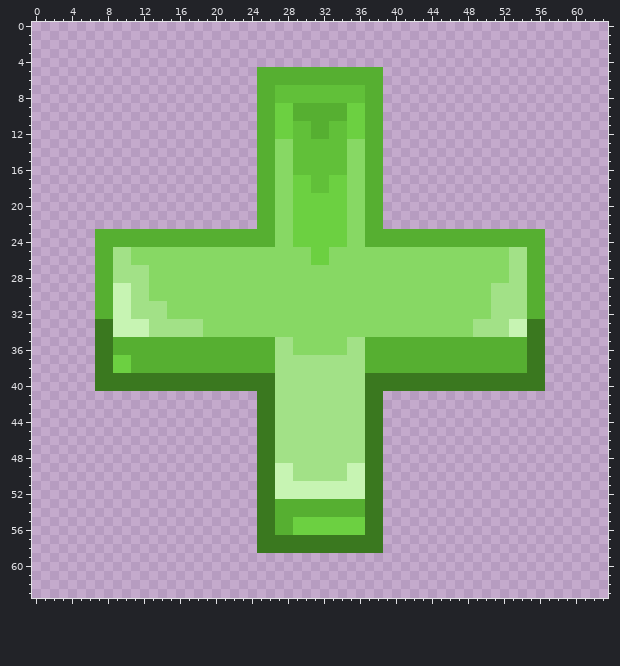
A pixel-art sprite gets an edit: textures/base/pack/gui/world_create.png. This is how it looked before the edit.
The file is 64x64 pixels. Colours within 5 levels of each other are drawn and written as one.
The result:
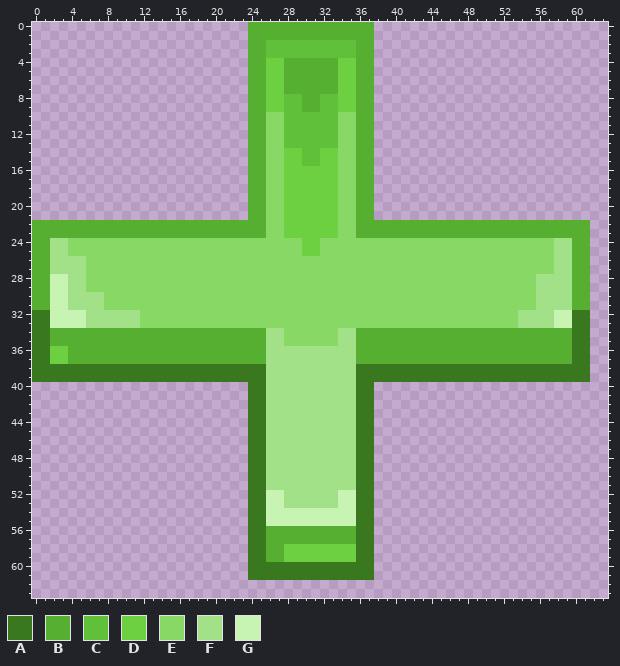
Palette (. is transparent): A #3a781f  B #56af31  C #61c039  D #6cd041  E #87d864  F #a2e187  G #c7f4b3
Commit message: Update create/delete icons
From old to new:
y 0..1: x 24..37 .............. -> BBBBBBBBBBBBBB
y 2..3: x 24..37 .............. -> BBCCCCCCCCCCBB
y 4: x 24..37 .............. -> BBDDBBBBBBDDBB
y 5..6: x 24 . -> B; x 26..27 BB -> DD; x 34..35 BB -> DD; x 38 B -> .
y 7: x 24 . -> B; x 26..36 BCCCCCCCCCC -> DDBBBBBBDDB; x 38 B -> .
y 8: x 24 . -> B; x 26..27 BC -> DD; x 30..31 CC -> BB; x 34..36 CCC -> DDB; x 38 B -> .
y 9: x 24 . -> B; x 26 B -> D; x 28..29 DB -> CC; x 32..34 BBB -> CCD; x 36 D -> B; x 38 B -> .
y 10: x 24 . -> B; x 26..36 BDDBBBBBBDD -> EECCCCCCEEB; x 38 B -> .
y 11..12: x 24 . -> B; x 26..28 BDD -> EEC; x 31..32 BB -> CC; x 34..36 CDD -> EEB; x 38 B -> .
y 13: x 24 . -> B; x 26 B -> E; x 28 E -> C; x 34 C -> E; x 36 E -> B; x 38 B -> .
y 14..15: x 24 . -> B; x 26 B -> E; x 28..29 EC -> DD; x 32..34 CCC -> DDE; x 36 E -> B; x 38 B -> .
y 16: x 24 . -> B; x 26 B -> E; x 28..34 ECCCCCC -> DDDDDDE; x 36 E -> B; x 38 B -> .
y 17..18: x 24 . -> B; x 26 B -> E; x 28 E -> D; x 31..32 CC -> DD; x 34 D -> E; x 36 E -> B; x 38 B -> .
y 19..21: x 24 . -> B; x 26 B -> E; x 28 E -> D; x 34 D -> E; x 36 E -> B; x 38 B -> .
y 22: x 0..24 ......................... -> BBBBBBBBBBBBBBBBBBBBBBBBB; x 26 B -> E; x 28 E -> D; x 34 D -> E; x 36 E -> B; x 39..61 ....................... -> BBBBBBBBBBBBBBBBBBBBBBB
y 23: x 0..6 ....... -> BBBBBBB; x 26 B -> E; x 28 E -> D; x 34 D -> E; x 36 E -> B; x 57..61 ..... -> BBBBB
y 24: x 0..26 .......BBBBBBBBBBBBBBBBBBBB -> BBFFEEEEEEEEEEEEEEEEEEEEEEE; x 29 D -> E; x 32..34 DDD -> EEE; x 37..61 BBBBBBBBBBBBBBBBBBBB..... -> EEEEEEEEEEEEEEEEEEEEEFFBB
y 25: x 0..10 .......BBFF -> BBFFEEEEEEE; x 30 E -> D; x 32 D -> E; x 53..61 FFBB..... -> EEEEEFFBB
y 26: x 0..10 .......BBFF -> BBFFFFEEEEE; x 31..32 DD -> EE; x 53..61 FFBB..... -> EEEEEFFBB
y 27: x 0..12 .......BBFFFF -> BBFFFFEEEEEEE; x 53..61 FFBB..... -> EEEEEFFBB
y 28: x 0..12 .......BBFFFF -> BBGGFFEEEEEEE; x 53..61 FFBB..... -> EEEFFFFBB
y 29: x 0..12 .......BBGGFF -> BBGGFFEEEEEEE; x 51..61 FFFFBB..... -> EEEEEFFFFBB
y 30: x 0..12 .......BBGGFF -> BBGGFFFFEEEEE; x 51..61 FFFFBB..... -> EEEEEFFFFBB
y 31: x 0..14 .......BBGGFFFF -> BBGGFFFFEEEEEEE; x 51..61 FFFFBB..... -> EEEEEFFFFBB
y 32: x 0..10 .......BBGG -> AAGGGGFFFFF; x 12..14 FFF -> EEE; x 51..53 FFF -> EEE; x 55..61 BB..... -> FFFGGAA
y 33: x 0..18 .......AAGGGGFFFFFF -> AAGGGGFFFFFFEEEEEEE; x 49..61 FFFFGGAA..... -> EEEEEFFFFGGAA
y 34: x 0..27 .......AAGGGGFFFFFFEEEEEEEEE -> AABBBBBBBBBBBBBBBBBBBBBBBBFF; x 34..61 EEEEEEEEEEEEEEEFFFFGGAA..... -> FFBBBBBBBBBBBBBBBBBBBBBBBBAA
y 35: x 0..8 .......AA -> AABBBBBBB; x 26 B -> F; x 28 F -> E; x 34 E -> F; x 36 F -> B; x 55..61 AA..... -> BBBBBAA
y 36: x 0..8 .......AA -> AADDBBBBB; x 26 B -> F; x 29..34 EEEEEE -> FFFFFF; x 36 F -> B; x 55..61 AA..... -> BBBBBAA
y 37: x 0..10 .......AADD -> AADDBBBBBBB; x 26 B -> F; x 36 F -> B; x 55..61 AA..... -> BBBBBAA
y 38: x 0..6 ....... -> AAAAAAA; x 9..26 DDBBBBBBBBBBBBBBBB -> AAAAAAAAAAAAAAAAAF; x 36..54 FBBBBBBBBBBBBBBBBBB -> AAAAAAAAAAAAAAAAAAA; x 57..61 ..... -> AAAAA
y 39: x 0..6 ....... -> AAAAAAA; x 26 A -> F; x 36 F -> A; x 57..61 ..... -> AAAAA
y 40: x 7..23 AAAAAAAAAAAAAAAAA -> .................; x 26 A -> F; x 36 F -> A; x 38..56 AAAAAAAAAAAAAAAAAAA -> ...................
y 41..48: x 24 . -> A; x 26 A -> F; x 36 F -> A; x 38 A -> .
y 49..50: x 24 . -> A; x 26..28 AGG -> FFF; x 35..36 GG -> FA; x 38 A -> .
y 51: x 24 . -> A; x 26..36 AGGGGGGGGGG -> FFFFFFFFFFA; x 38 A -> .
y 52: x 24 . -> A; x 26 A -> G; x 28..33 GGGGGG -> FFFFFF; x 36 G -> A; x 38 A -> .
y 53: x 24 . -> A; x 26..36 ABBBBBBBBBB -> GGFFFFFFGGA; x 38 A -> .
y 54: x 24 . -> A; x 26..36 ABBBBBBBBBB -> GGGGGGGGGGA; x 38 A -> .
y 55: x 24 . -> A; x 26..36 ABBDDDDDDDD -> GGGGGGGGGGA; x 38 A -> .
y 56: x 24 . -> A; x 26 A -> B; x 29..36 DDDDDDDD -> BBBBBBBA; x 38 A -> .
y 57: x 24 . -> A; x 26..35 AAAAAAAAAA -> BBBBBBBBBB; x 38 A -> .
y 58: x 24 . -> A; x 26..35 AAAAAAAAAA -> BBDDDDDDDD; x 38 A -> .
y 59: x 24..37 .............. -> AABBDDDDDDDDAA
y 60..61: x 24..37 .............. -> AAAAAAAAAAAAAA
Where, in picture pixels (left, top, right, bottom), the same in both pictures:
changed: (32, 22, 590, 580)
